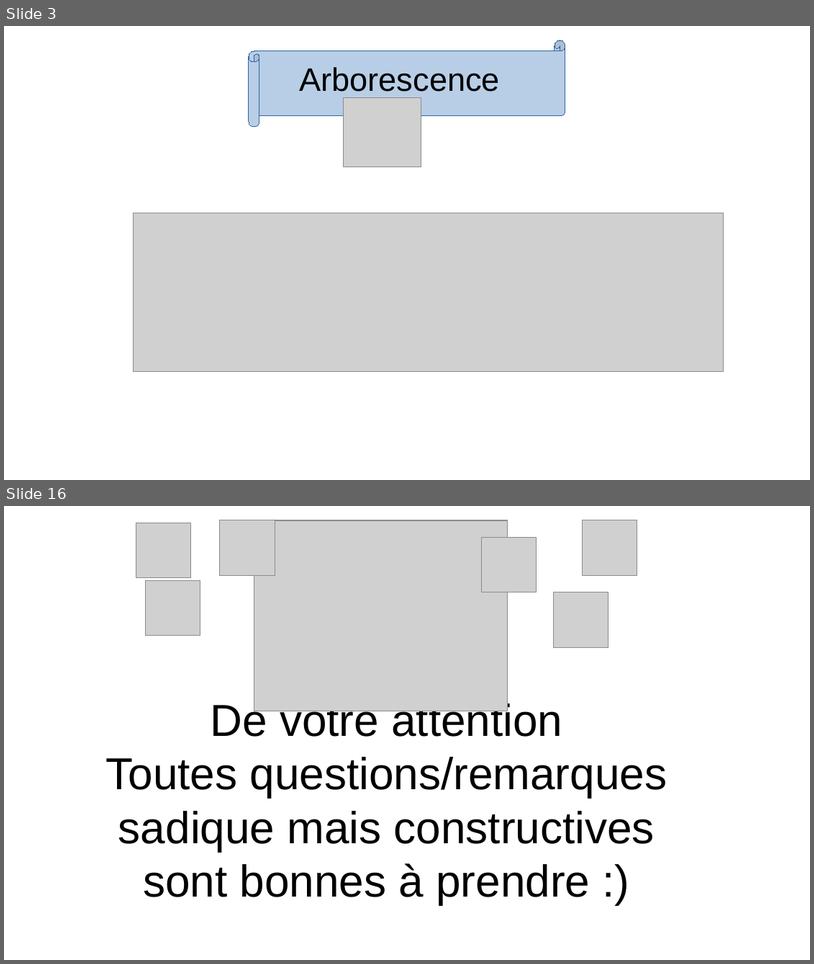
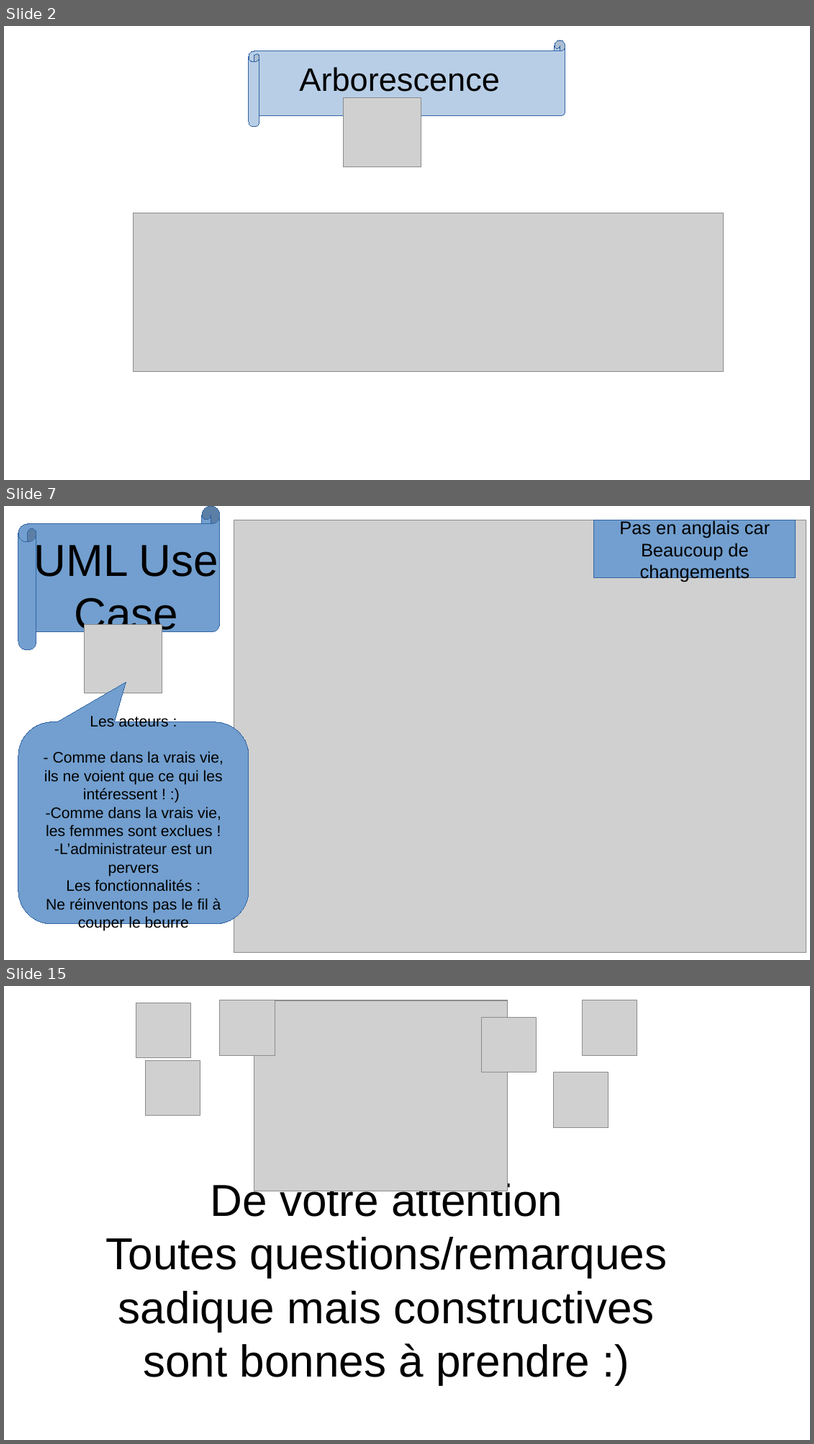
Before and after one commit to theo2b90/git-rea, a slide deck: ORAL.odp. Shown one above the other, each under a label of ours: slides 3 and 16 before the commit, slides 2, 7 and 15 after it; the slides between them are not shown. The pictures are 814x964 and 814x1444 pixels, drawn with LibreOffice and Linux fonts; fonts in the diff are those of the drawing; grey boxes stand for pictures. Boxes give left, top, right and bottom in pixels: in the first picture for what was removed or moved away, otherwise in the second. Text is boxed around its words. In the diff, an @@ line names an element or a change of style, - is before the commit and + after.

```diff
--- a/ORAL.odp
+++ b/ORAL.odp
@@ slide 7 added at (4, 506, 810, 960), background #FFFFFF @@
@@ horizontal scroll added at (18, 506, 221, 650), fill #729FCF, outline #3465A4 0 pt @@
@@ picture added at (234, 520, 807, 953) @@
@@ rectangle added at (594, 520, 797, 579), fill #729FCF, outline #3465A4 0 pt, 18 pt, text #000000 @@
+Pas en anglais car
+Beaucoup de changements
@@ title added at (34, 540, 219, 637), 44 pt, text #000000 @@
+UML Use
+Case
@@ picture added at (84, 625, 162, 693) @@
@@ rounded speech box added at (18, 722, 249, 924), fill #729FCF, outline #3465A4 0 pt, 15 pt, text #000000 @@
+Les acteurs :
+- Comme dans la vrais vie, ils ne voient que ce qui les intéressent ! :)
+-Comme dans la vrais vie, les femmes sont exclues !
+-L’administrateur est un pervers
+Les fonctionnalités :
+Ne réinventons pas le fil à couper le beurre
@@ what was slide 3 is now slide 2 @@
@@ what was slide 16 is now slide 15 @@
```
Also in this commit, not shown: 11 slides changed, 1 other slide added, 3 slides removed.
